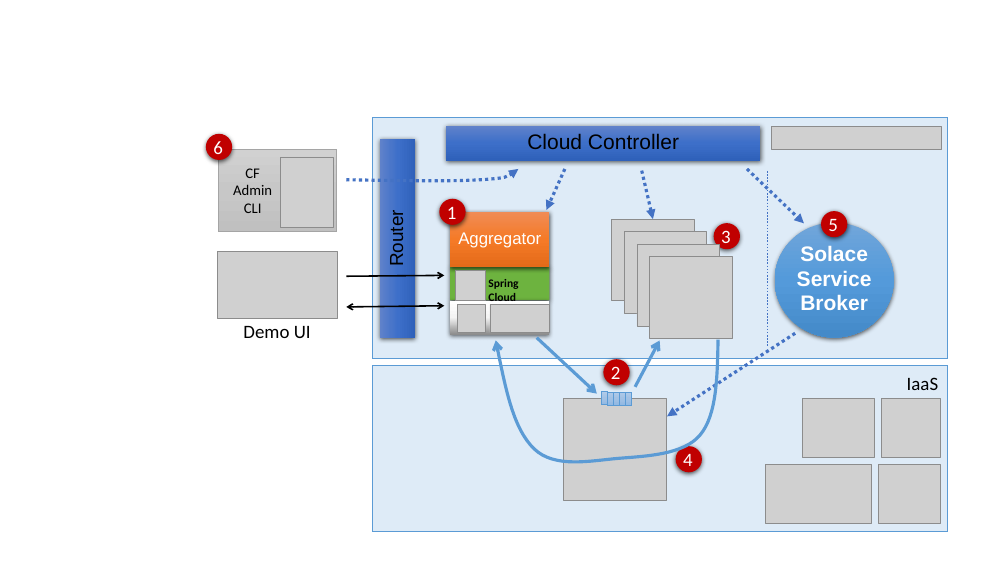
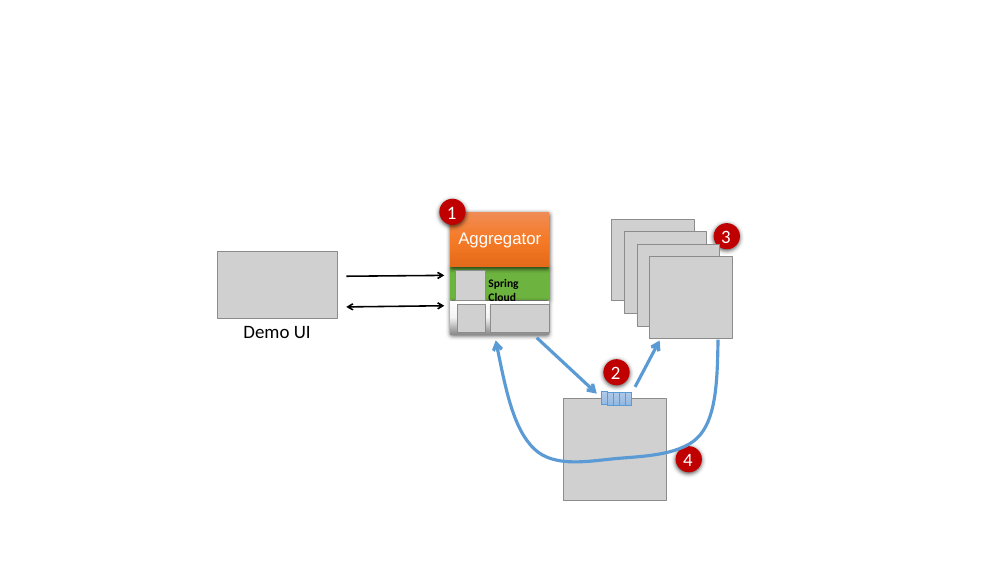
Before and after one commit to SolaceLabs/solace-messaging-demo, a slide deck: slide 1 of resources/Diagrams.pptx. Drawn at 1008x567 pixels with LibreOffice and Linux fonts; fonts in the diff are those of the drawing; grey boxes stand for pictures. Boxes give left, top, right and bottom in pixels: in the first picture for what was removed or moved away, otherwise in the second. Text is boxed around its words. In the diff, an @@ line names an element or a change of style, - is before the commit and + after.

```diff
--- a/resources/Diagrams.pptx
+++ b/resources/Diagrams.pptx
@@ rectangle removed at box(372, 117, 948, 358) @@
@@ ellipse removed at box(206, 134, 232, 160) @@
@@ text removed at box(213, 141, 223, 154) @@
-6
@@ rectangle removed at box(218, 149, 336, 231) @@
@@ rectangle removed at box(381, 139, 416, 338) @@
-Router
@@ rectangle removed at box(446, 126, 761, 160) @@
-Cloud Controller
@@ picture removed at box(772, 126, 942, 149) @@
@@ text removed at box(233, 168, 272, 213) @@
-CF
-Admin
-CLI
@@ picture removed at box(281, 157, 334, 228) @@
@@ freeform shape removed at box(346, 169, 519, 181) @@
@@ arrow removed from (565, 169) to (547, 210) @@
@@ arrow removed from (642, 171) to (653, 219) @@
@@ arrow removed from (747, 169) to (804, 223) @@
@@ line removed from (768, 171) to (768, 346) @@
@@ ellipse removed at box(775, 222, 894, 337) @@
-Solace
-Service
-Broker
@@ ellipse removed at box(821, 211, 848, 237) @@
@@ text removed at box(828, 219, 838, 237) @@
-5
@@ arrow removed from (796, 333) to (667, 417) @@
@@ rectangle removed at box(372, 365, 948, 531) @@
@@ text removed at box(907, 377, 939, 390) @@
-IaaS
@@ picture removed at box(803, 399, 875, 458) @@
@@ picture removed at box(882, 399, 941, 457) @@
@@ picture removed at box(766, 464, 873, 523) @@
@@ picture removed at box(879, 464, 941, 524) @@
```
Also in this commit, not shown: 2 other files.
